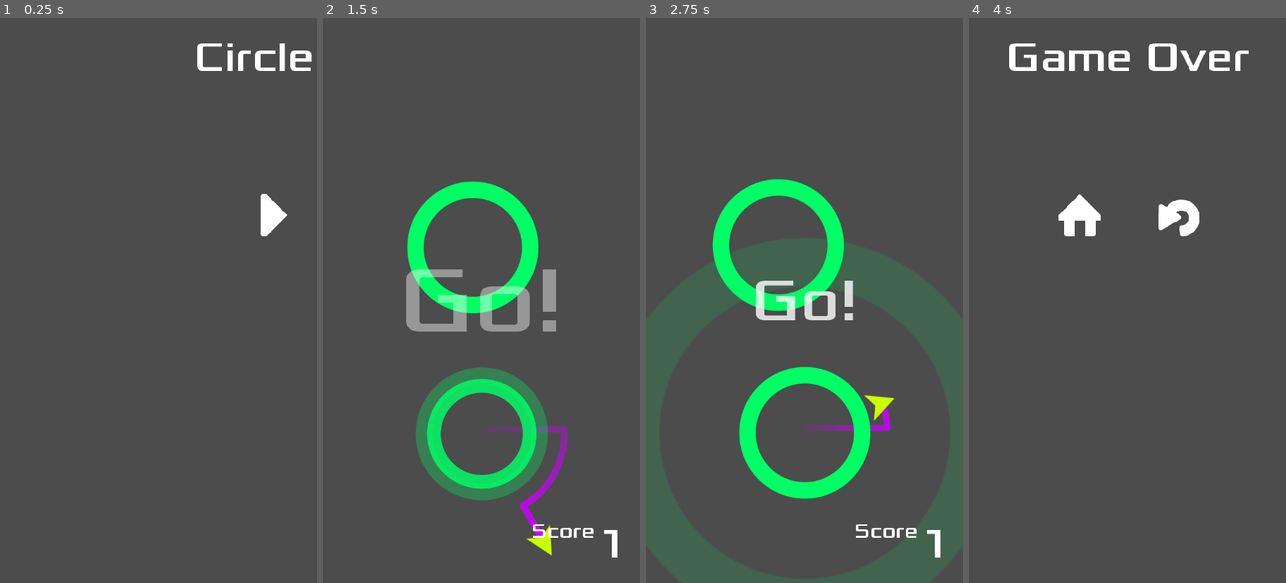
Above: before the commit, frames 1-4 (left to right).
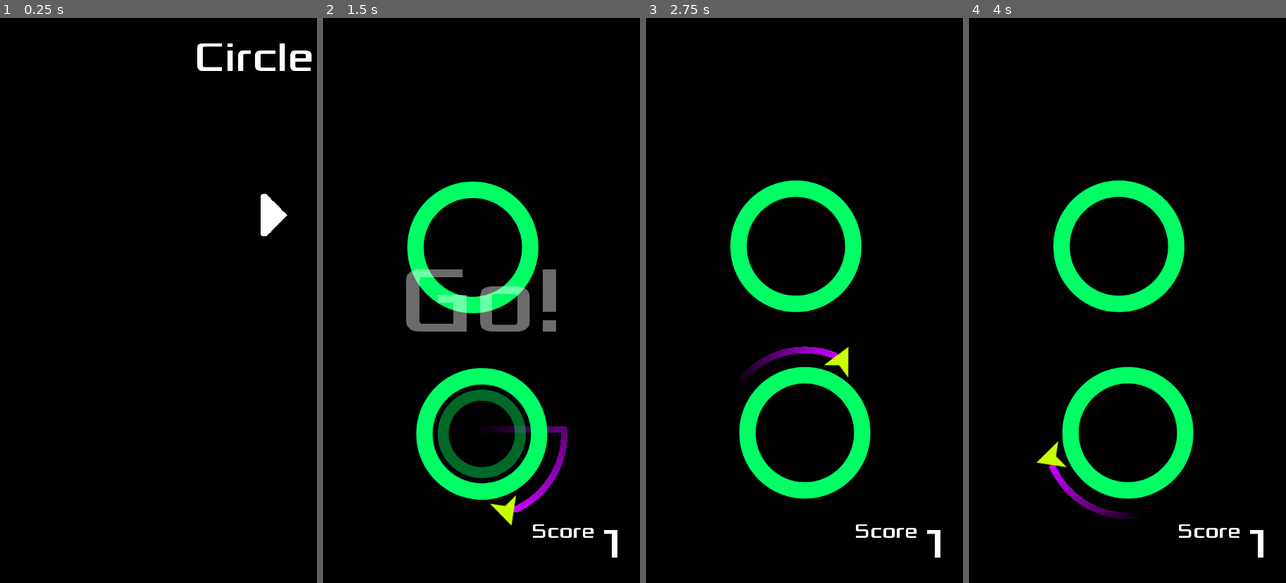
Above: after the commit, the same moments.

Repository: jagc/circleJump
Game: Godot game, scene res://objects/main.tscn
The game is run twice, just before and just after one commit, with the same random seed, the same clock (stepped at 60 frames per second) and the same inputs.
Inputs (mouse positions are in pixels of both pictures, inside the frame that each line leads up to):
- Up to frame 1 (0.25 s): no input
- Up to frame 2 (1.5 s): click (430, 215) at 0.5 s; move the mouse to (551, 272) at 1.27 s; click (551, 272) at 1.42 s
- Up to frame 3 (2.75 s): click (839, 215) at 2.02 s
- Up to frame 4 (4 s): move the mouse to (1064, 328) at 2.77 s; click (1064, 328) at 2.92 s; move the mouse to (1159, 176) at 3.52 s; click (1159, 176) at 3.67 s

The runs differ from the first frame. In frame 1, 99% of the frame differs, in the area x 0-100%, y 0-100%; in frame 2, 95%; in frame 3, 96%; in frame 4, 100%.
Error before the commit: Invalid get index 'highScore' (on base: 'int'). (res://scripts/settings.gd:77)

Commit message:
- created background scene. - dabbled on exporting, hence, the 'export_presets.cfg' file   - successful export on html5 and windows desktop platform

Diff:
--- /dev/null
+++ b/objects/background.tscn
@@ -0,0 +1,9 @@
+[gd_scene format=2]
+
+[node name="background" type="CanvasLayer"]
+layer = -1
+
+[node name="ColorRect" type="ColorRect" parent="."]
+anchor_right = 1.0
+anchor_bottom = 1.0
+color = Color( 0, 0, 0, 1 )
--- a/objects/main.tscn
+++ b/objects/main.tscn
@@ -1,9 +1,10 @@
-[gd_scene load_steps=5 format=2]
+[gd_scene load_steps=6 format=2]
 
 [ext_resource path="res://scripts/main.gd" type="Script" id=1]
 [ext_resource path="res://UI/screens.tscn" type="PackedScene" id=2]
 [ext_resource path="res://UI/HUD.tscn" type="PackedScene" id=3]
 [ext_resource path="res://assets/audio/Music_Light-Puzzles.ogg" type="AudioStream" id=4]
+[ext_resource path="res://objects/background.tscn" type="PackedScene" id=5]
 
 [node name="main" type="Node2D"]
 script = ExtResource( 1 )
@@ -24,4 +25,6 @@
 
 [node name="music" type="AudioStreamPlayer" parent="."]
 stream = ExtResource( 4 )
+
+[node name="background" parent="." instance=ExtResource( 5 )]
 [connection signal="startGame" from="screens" to="." method="newGame"]
Not shown, added: export_presets.cfg
